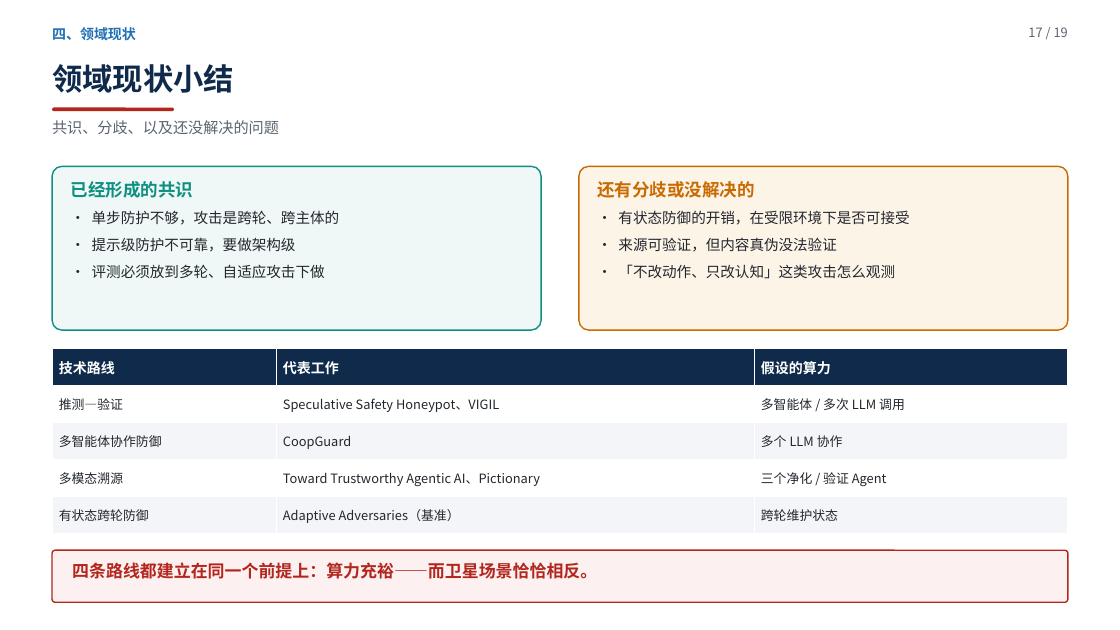
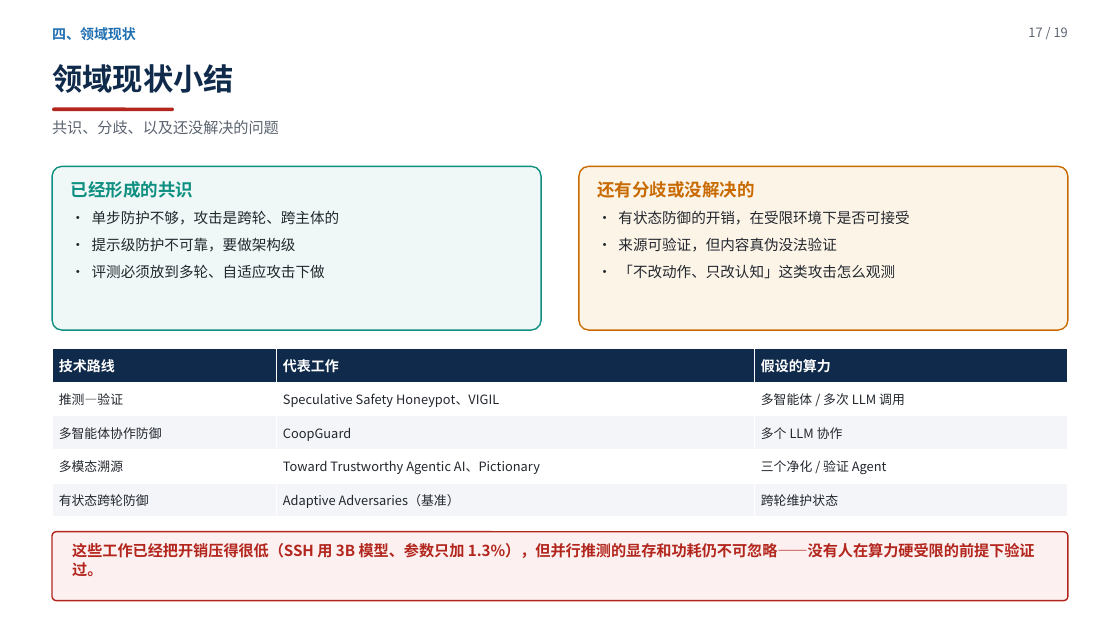
Before and after one commit to yiiiiiii1/multi-agent-remote-sensing, a slide deck: slide 17 of 阶段2-卫星多智能体防御/presentations/新方向调研汇报.pptx. Drawn at 1120x630 pixels with LibreOffice and Linux fonts; fonts in the diff are those of the drawing. Boxes give left, top, right and bottom in pixels: in the first picture for what was removed or moved away, otherwise in the second. Text is boxed around its words. In the diff, an @@ line names an element or a change of style, - is before the commit and + after.

Commit message:
读完 SSH 全文：P11 换成真实机制与数字（三模拟器/Beam Search/ASR 0%/3B+1.3%）、P14 加脚注（全文无 belief 概念）、P17 与 P18 的算力表述改成更准确的版本；更新阅读清单

```diff
--- a/阶段2-卫星多智能体防御/presentations/新方向调研汇报.pptx
+++ b/阶段2-卫星多智能体防御/presentations/新方向调研汇报.pptx
@@ table: place and size @@
-table at (52,349,1068,534)
+table at (52,349,1068,517)
@@ rounded rectangle: place and size @@
-rounded rectangle at (52,550,1068,602)
+rounded rectangle at (52,532,1068,601)
@@ text at (72,543,1035,576): text changed; size 14.5 to 13 pt @@
-四条路线都建立在同一个前提上：算力充裕——而卫星场景恰恰相反。
+这些工作已经把开销压得很低（SSH 用 3B 模型、参数只加 1.3%），但并行推测的显存和功耗仍不可忽略——没有人在算力硬受限的前提下验证过。
```
Also in this commit, not shown: 4 other slides changed, 4 other files.
